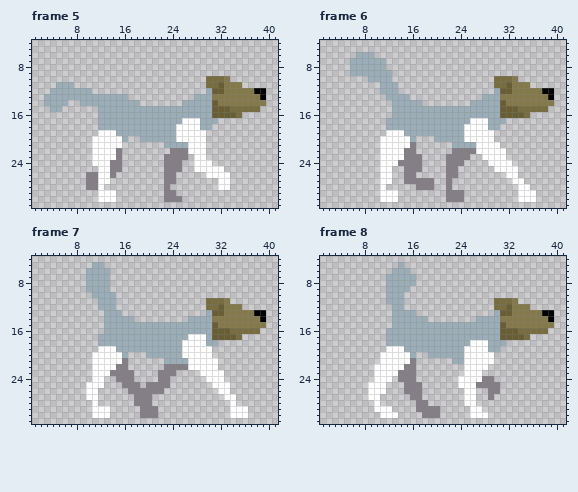
Edited in one commit: pixel-art file (ChonkyDonkey/Assets/Resources/Sprites/player/player_move.aseprite). The picture above was drawn from the file before the commit.
48x32 pixels, 8 frames. Shown: frame 5: x 1..41, y 4..31; frame 6: x 1..41, y 4..31; frame 7: x 1..41, y 4..31; frame 8: x 1..41, y 4..31. The commit also changed other frames, which this record leaves out.
The same view after the edit:
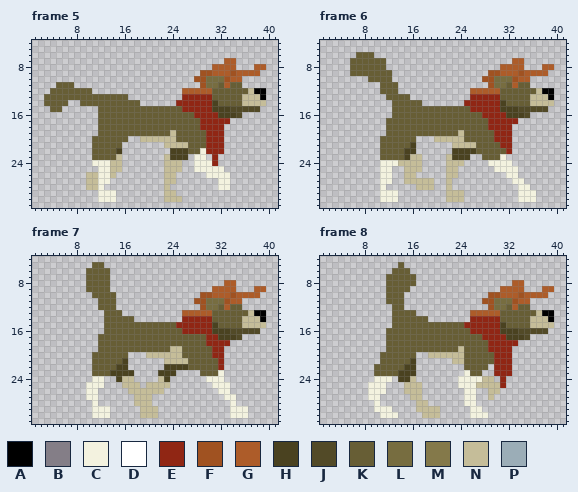
Palette (. is transparent): A #000000  B #847e87  C #f3f2df  D #ffffff  E #902614  F #a05221  G #ad5c29  H #4a4220  J #524a27  K #675e35  L #776d40  M #84794a  N #c5bd99  P #9badb7
Edits made:
layer "cloth" now shown
Changed rows in their new state; - is an unchanged pixel.
Frame 5:
first column x 3:
 7 ------------------------------GG-----
 8 ----------------------------GGGG---GG
 9 --------------------------FFGGGFGGGG-
10 -------------------------FF---FGG----
11 --KKK---------------------F---GKK----
12 -KKKKKKK---------------GGGGG--KKKKN--
13 KKKKKKKKKKKKKK---------EEEEEKKKKKNNN-
14 KKKK--KKKKKKKKKK------EEEEEEHKKKKNNNN
15 -KK------KKKKKKKKKKKKKKEEEEEHHHJJJJJ-
16 ---------KKKKKKKKKKKKKKKKEEEEHHHJ----
17 ---------KKKKKKKKKKKKKKKKKEEEEE------
18 ---------KKKKKKKKKKKKKKKKKEEEE-------
19 ---------KKKKKKKKKKKKNKKKKKEEE-------
20 --------KKKKKK--NNNNNNKKKKKEEE-------
21 --------KKKKK-------NNNNKKKEEE-------
22 --------KKKKH--------HHHKKCEEE-------
23 --------KKKKN-------NHHH-CC-E--------
24 --------CCCNN-------NNN--CCCE--------
25 ---------CCNN-------NNN--CCCCC-------
26 -------NNCCN--------NN-----CCCC------
27 -------NNCC---------NN-------CC------
28 -------NNC----------N--------CC------
29 ---------CCC--------NN---------------
30 ---------CCC--------NNN--------------
Frame 6:
first column x 6:
 6 -KKK------------------------------
 7 KKKKKK---------------------GG-----
 8 KKKKKK-------------------GGGG---GG
 9 KKKKKKK----------------FFGGGFGGGG-
10 ---KKKK---------------FF---FGG----
11 -----KKK---------------F---GKK----
12 -----KKK------------GGGGG--KKKKN--
13 ------KKKK----------EEEEEKKKKKNNN-
14 -------KKKKK-------EEEEEEHKKKKNNNN
15 -------KKKKKKKKKKKKKEEEEEHHHJJJJJ-
16 -------KKKKKKKKKKKKKKKEEEEHHHJ----
17 ------KKKKKKKKKKKKKKKKKEEEEE------
18 ------KKKKKKKKKKKKKKKKKEEEE-------
19 ------KKKKKKKKKKKKNKKKKKEEE-------
20 -----KKKKKK---NNNNNKKKKKEEE-------
21 -----KKKKKH------NNNNKKKKEE-------
22 -----KKKKHH------HHHHKKKKKE-------
23 -----KKKKHNN----NHHH--KKKC--------
24 -----CCCNNNN----NNN----CCCC-------
25 -----CC--NNN----NN------CCCC------
26 -----CC--NN-----NN--------CC------
27 -----CC--NNNNN--N----------CC-----
28 -----C-----NNN--N-----------CC----
29 -----CCC--------NNN---------CCC---
30 -----CCC--------NNN---------CCC---
Frame 7:
first column x 10:
 5 -KK---------------------------
 6 KKKK--------------------------
 7 KKKK--------------------------
 8 KKKK-------------------GG-----
 9 KKKK-----------------GGGG---GG
10 -KKKK--------------FFGGGFGGGG-
11 --KKK-------------FF---FGG----
12 --KKK--------------F---GKK----
13 ---KKK----------GGGGG--KKKKN--
14 ---KKKKK--------EEEEEKKKKKNNN-
15 ---KKKKKKKKKKKKEEEEEEHKKKKNNNN
16 ---KKKKKKKKKKKKKEEEEEHHHJJJJJ-
17 --KKKKKKKKKKKKKKKKKKEEHHHJ----
18 --KKKKKKKKKKKKKKKKKKEEEE------
19 --KKKKKKKKKKKKNNKKKKKEE-------
20 -KKKKKK---NNNNNNKKKKKEE-------
21 -KKKKKH------NNNNKKKKKE-------
22 -KKKKHH------HHHHKKKKKE-------
23 -KKKHHHH----HHH----KKKC-------
24 -CC--HNN----NH------CCC-------
25 CCC---NNN-NNNN-------CCC------
26 CC-----NNNNNN---------CC------
27 CC------NNN------------CC-----
28 -C------NNN-------------C-----
29 -CCC-----NNN------------CCC---
30 -CCC-----NNN------------CCC---
Frame 8:
first column x 9:
 5 -----K-------------------------
 6 ----KKK------------------------
 7 ---KKKKK-----------------------
 8 ---KKKKK----------------GG-----
 9 ---KKKK---------------GGGG---GG
10 ---KKK--------------FFGGGFGGGG-
11 ---KKK-------------FF---FGG----
12 ----KK--------------F---GKK----
13 ----KKKK---------GGGGG--KKKKN--
14 ----KKKKKK-------EEEEEKKKKKNNN-
15 ----KKKKKKKKKKKKEEEEEEHKKKKNNNN
16 ---KKKKKKKKKKKKKKEEEEEHHHJJJJJ-
17 ---KKKKKKKKKKKKKKKKEEEEHHHJ----
18 ---KKKKKKKKKKKKKKKKKEEEEE------
19 ---KKKKKKKKKKKKNKKKKEEEE-------
20 --KKKKKK--NNNNNNKKKKKEEE-------
21 --KKKKKH------NNKKKKKEEE-------
22 -KKKKKHH--------KKKK-EEE-------
23 -KKKKHHH--------CKK--EEE-------
24 -CCC-HHN-------CCCCNN-E--------
25 CCC---NNN------CCCNNNNE--------
26 CCC---NNN-------CC--NN---------
27 CC-----NN-------CC--N----------
28 -C------NN------CC-------------
29 -CCC----NNNN-----CC------------
30 --CCC----NNN-----CCC-----------
Pixel boxes of the changes (left, top, right, bottom) in both pictures:
changed: (44, 58, 266, 202)
changed: (350, 52, 554, 202)
changed: (86, 262, 266, 418)
changed: (368, 262, 554, 418)
